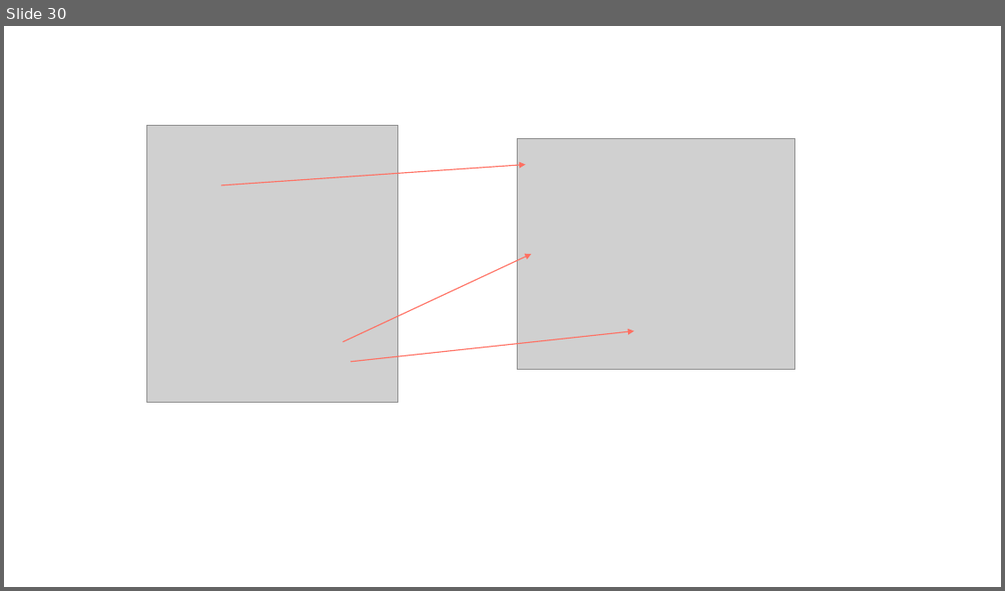
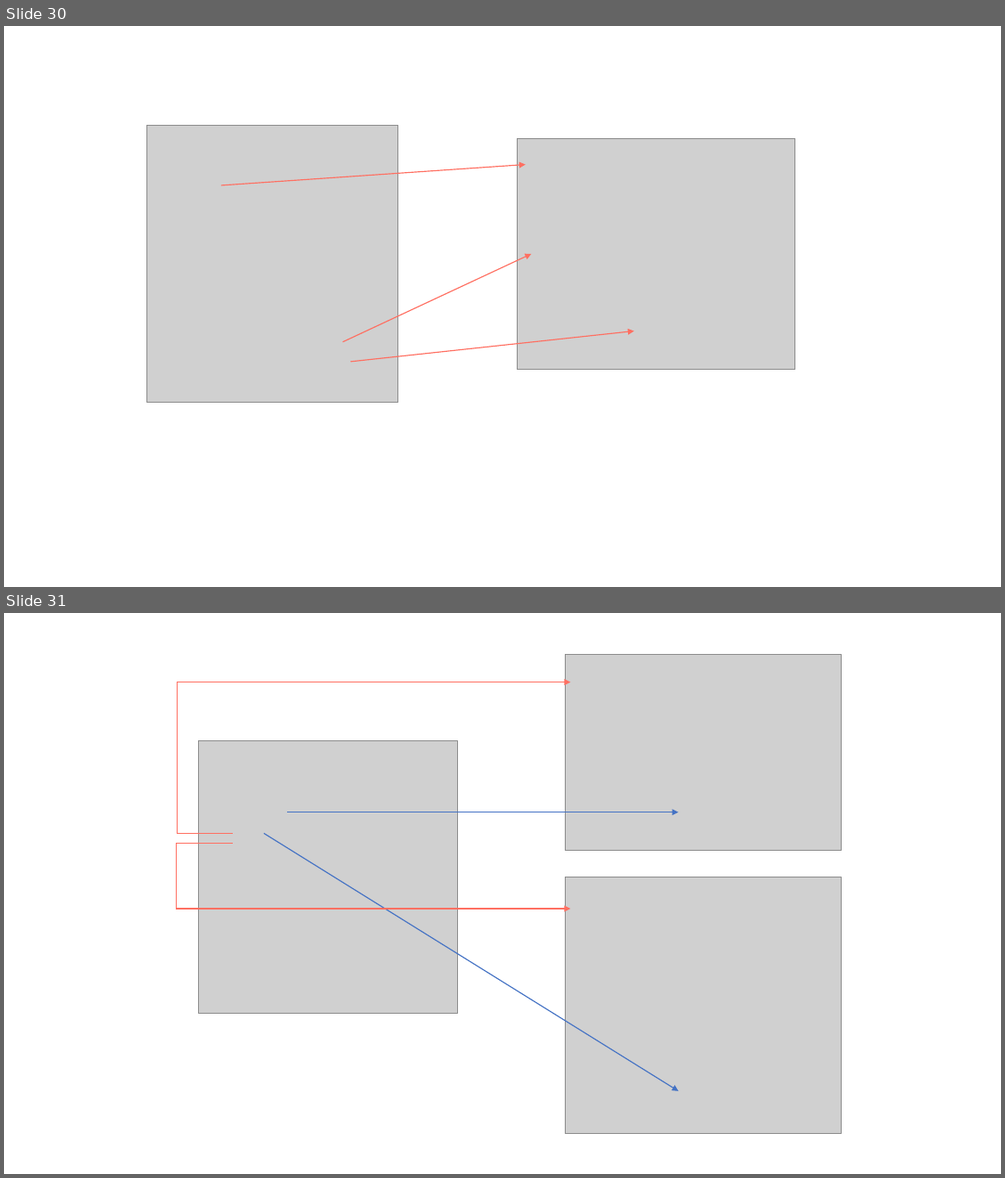
Before and after one commit to extreal-dev/Extreal.Guide, a slide deck: work/work.pptx. Shown one above the other, each under a label of ours: slide 30 before the commit, slides 30 and 31 after it. The pictures are 1005x591 and 1005x1178 pixels, drawn with LibreOffice and Linux fonts; fonts in the diff are those of the drawing; grey boxes stand for pictures. Boxes give left, top, right and bottom in pixels: in the first picture for what was removed or moved away, otherwise in the second. Text is boxed around its words. In the diff, an @@ line names an element or a change of style, - is before the commit and + after.

```diff
--- a/work/work.pptx
+++ b/work/work.pptx
@@ slide 31 added at [4, 613, 1001, 1174], background #FFFFFF @@
@@ picture added at [565, 654, 841, 850] @@
@@ elbow arrow added from (232, 834) to (571, 682), #FF6F61 1 pt @@
@@ picture added at [199, 740, 457, 1013] @@
@@ arrow added from (287, 811) to (679, 811), #4472C4 1 pt @@
@@ elbow arrow added from (232, 844) to (571, 908), #FF6F61 1 pt @@
@@ arrow added from (264, 834) to (679, 1091), #4472C4 1 pt @@
@@ picture added at [565, 877, 841, 1134] @@
```
Also in this commit, not shown: 2 other slides added, 4 other files.
